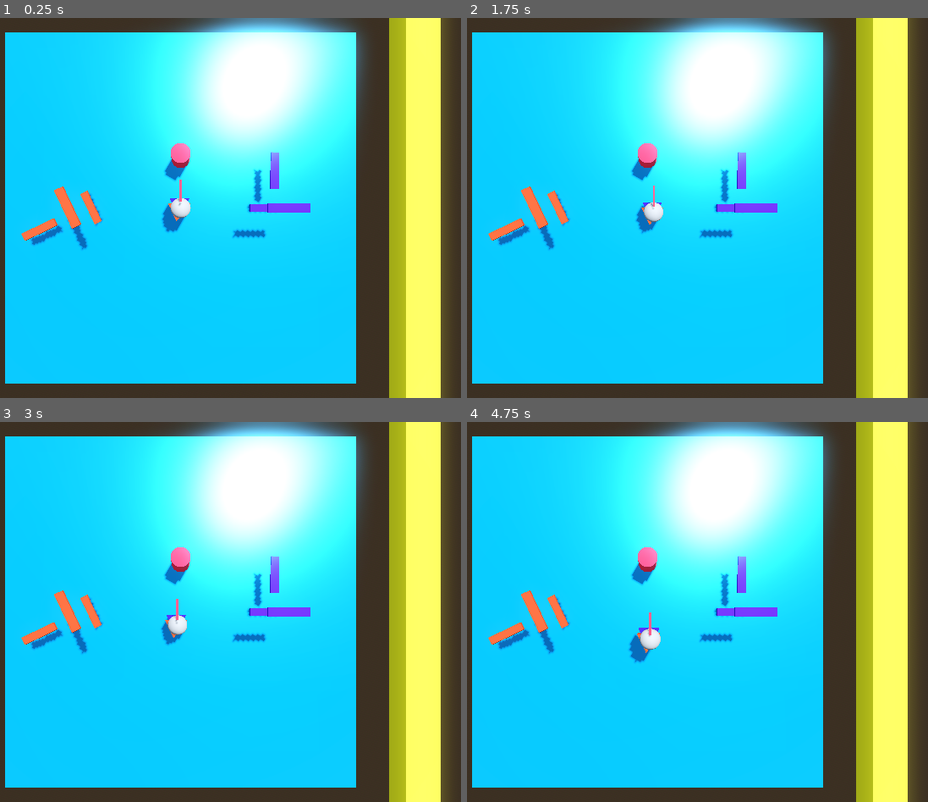
Above: before the commit, frames 1-4 (two rows, left to right).
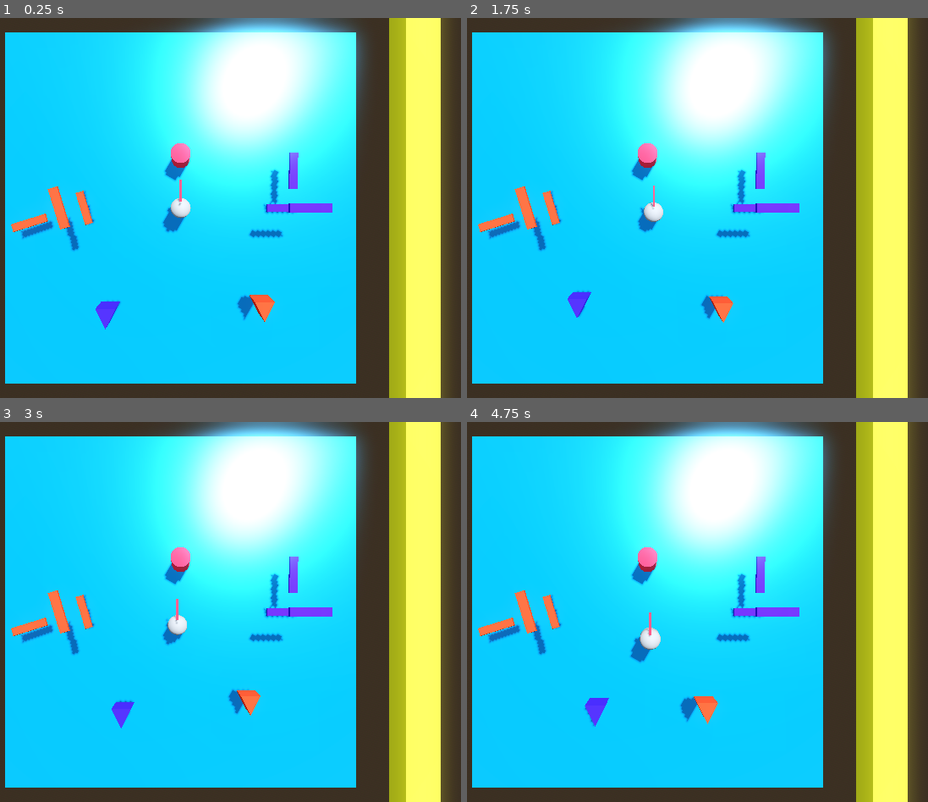
Above: after the commit, the same moments.

Repository: Charlie-Quin/Portals-
Game: Godot game, scene res://world.tscn
Two runs of this game, one before a commit and one after it. Both use one fixed random seed, a clock stepped at 60 frames per second and the inputs below.
Inputs (mouse positions are in pixels of both pictures, inside the frame that each line leads up to):
- Up to frame 1 (0.25 s): no input
- Up to frame 2 (1.75 s): move the mouse to (683, 208) at 0.52 s; tap A (a) at 0.6 s; tap Space (jump) at 0.77, 1.52 s; tap D (d) at 0.8, 1.35 s; move the mouse to (614, 208) at 1.27 s; tap S (s) at 1.55 s
- Up to frame 3 (3 s): move the mouse to (198, 604) at 2.02 s; tap S (s) at 2.1 s; tap A (a) at 2.3, 2.85 s; move the mouse to (170, 619) at 2.77 s
- Up to frame 4 (4.75 s): tap Space (jump) at 3.02, 3.77, 4.52 s; tap D (d) at 3.05, 3.6 s; move the mouse to (697, 615) at 3.52 s; tap S (s) at 3.8, 4.35 s; move the mouse to (596, 608) at 4.27 s; tap A (a) at 4.55 s

The runs differ from the first frame. In frame 1, 3.0% of the frame differs, in the area x 2-73%, y 35-82%; in frame 2, 3.0%; in frame 3, 3.0%; in frame 4, 3.1%, in the area x 2-73%, y 35-81%.

Commit message:
made portal veiwports not weird

Diff:
--- a/world.tscn
+++ b/world.tscn
@@ -130,13 +130,13 @@
 material = SubResource("StandardMaterial3D_uuctm")
 
 [node name="portal1" type="Node3D" parent="." node_paths=PackedStringArray("targetPortal")]
+transform = Transform3D(-0.291821, 0, 0.956473, 0, 1, 0, -0.956473, 0, -0.291821, -5.35455, 0, 0)
 script = ExtResource("3_g7d16")
 targetPortal = NodePath("../portal2")
 
-[node name="Cameras" type="Node3D" parent="portal1"]
-transform = Transform3D(-0.430543, 0, 0.90257, 0, 1, 0, -0.90257, 0, -0.430543, -4.9722, 9.53674e-07, -0.0199184)
-
-[node name="Sprite3D" type="Sprite3D" parent="portal1/Cameras"]
+[node name="sprite" type="Node3D" parent="portal1"]
+
+[node name="Sprite3D" type="Sprite3D" parent="portal1/sprite"]
 transform = Transform3D(0.25, 0, 0, 0, 0.25, 0, 0, 0, 1, -0.0668812, 0.0248566, 0.0646772)
 visible = false
 texture = SubResource("ViewportTexture_weusi")
@@ -144,14 +144,12 @@
 [node name="SubViewport" type="SubViewport" parent="portal1"]
 
 [node name="Camera3D" type="Camera3D" parent="portal1/SubViewport"]
-transform = Transform3D(-0.430543, 0, 0.90257, 0, 1, 0, -0.90257, 0, -0.430543, -4.9722, 9.53674e-07, -0.0199184)
 
 [node name="MeshInstance3D" type="MeshInstance3D" parent="portal1/SubViewport/Camera3D"]
 transform = Transform3D(1, 0, -4.37114e-08, -4.37114e-08, 1.91069e-15, -1, 0, 1, 1.91069e-15, 0, 0, 0)
 mesh = SubResource("PrismMesh_4ff8p")
 
 [node name="frame" type="Node3D" parent="portal1"]
-transform = Transform3D(-0.430543, 0, 0.90257, 0, 1, 0, -0.90257, 0, -0.430543, -4.9722, 9.53674e-07, -0.0199184)
 
 [node name="MeshInstance3D" type="MeshInstance3D" parent="portal1/frame"]
 transform = Transform3D(1.85228, 0, 0, 0, 0.102374, 0, 0, 0, 0.416464, 0, 1.45174, 0)
@@ -166,14 +164,13 @@
 mesh = SubResource("BoxMesh_popph")
 
 [node name="portal2" type="Node3D" parent="." node_paths=PackedStringArray("targetPortal")]
-transform = Transform3D(1, 0, 0, 0, 1, 0, 0, 0, 1, 0.0401688, 1.90735e-06, -0.00457668)
+transform = Transform3D(1, 0, 0, 0, 1, 0, 0, 0, 1, 5.71521, 0, 0)
 script = ExtResource("3_g7d16")
 targetPortal = NodePath("../portal1")
 
-[node name="Cameras" type="Node3D" parent="portal2"]
-transform = Transform3D(1, 0, 0, 0, 1, 0, 0, 0, 1, 4.72837, 0, 0)
-
-[node name="Sprite3D" type="Sprite3D" parent="portal2/Cameras"]
+[node name="sprite" type="Node3D" parent="portal2"]
+
+[node name="Sprite3D" type="Sprite3D" parent="portal2/sprite"]
 transform = Transform3D(0.25, 0, 0, 0, 0.25, 0, 0, 0, 1, -0.0668812, 0.0248566, 0.0646772)
 visible = false
 texture = SubResource("ViewportTexture_muivo")
@@ -181,14 +178,12 @@
 [node name="SubViewport" type="SubViewport" parent="portal2"]
 
 [node name="Camera3D" type="Camera3D" parent="portal2/SubViewport"]
-transform = Transform3D(1, 0, 0, 0, 1, 0, 0, 0, 1, 4.76854, 1.90735e-06, -0.00457668)
 
 [node name="MeshInstance3D" type="MeshInstance3D" parent="portal2/SubViewport/Camera3D"]
 transform = Transform3D(1, 0, -4.37114e-08, -4.37114e-08, 1.91069e-15, -1, 0, 1, 1.91069e-15, -0.0198278, 0, -0.000779152)
 mesh = SubResource("PrismMesh_a0xiu")
 
 [node name="frame" type="Node3D" parent="portal2"]
-transform = Transform3D(1, 0, 0, 0, 1, 0, 0, 0, 1, 4.72837, 0, 0)
 
 [node name="MeshInstance3D" type="MeshInstance3D" parent="portal2/frame"]
 transform = Transform3D(1.85228, 0, 0, 0, 0.102374, 0, 0, 0, 0.416464, 0, 1.45174, 0)
